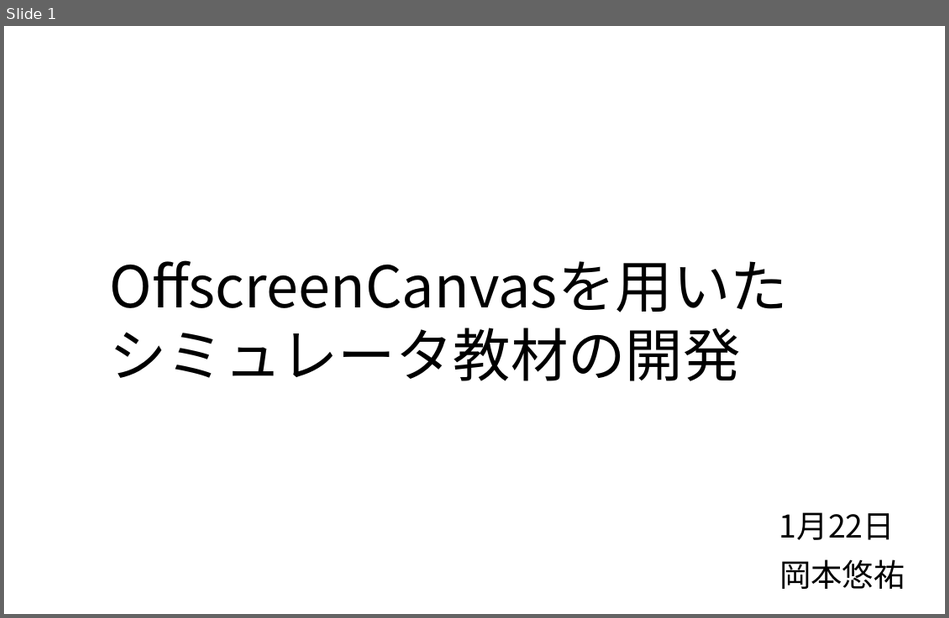
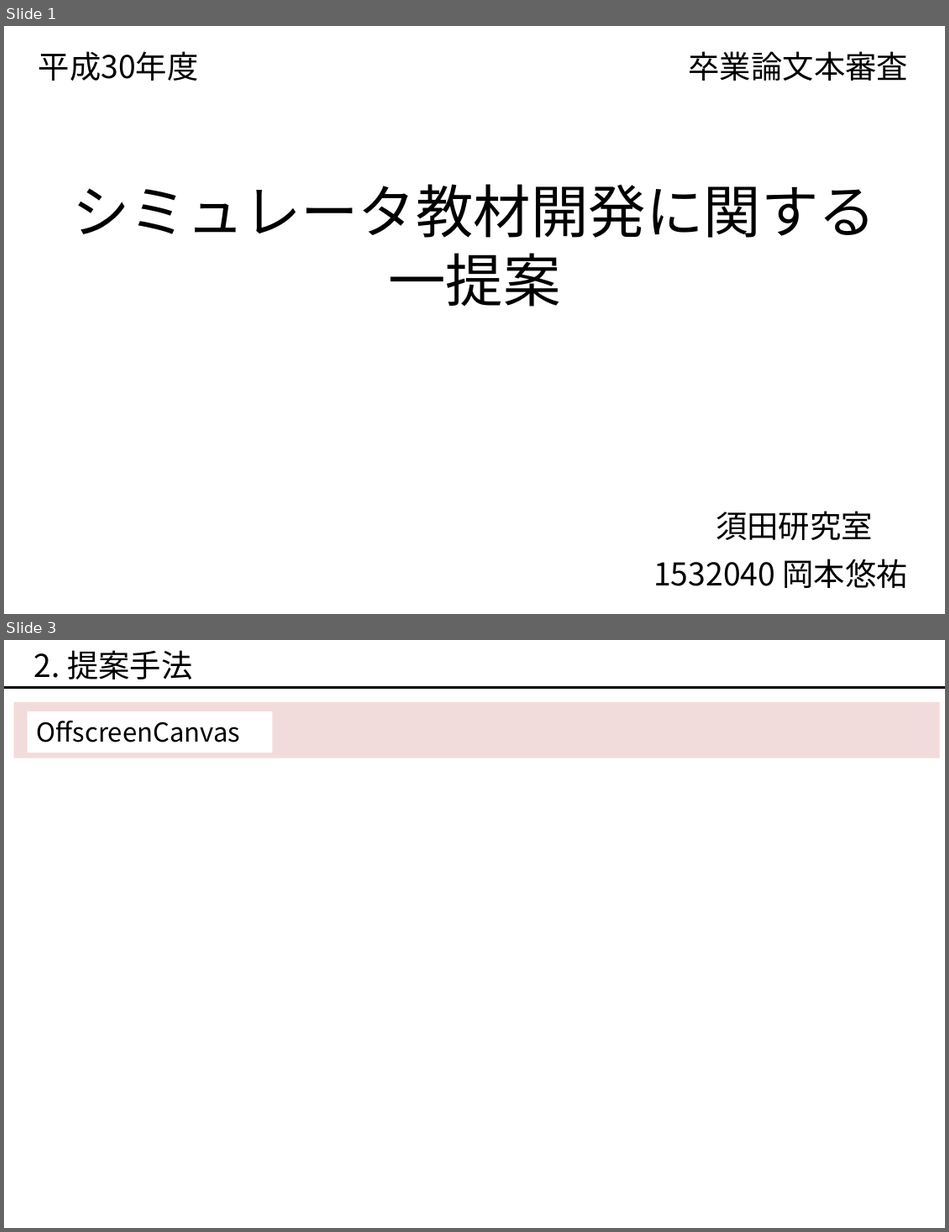
Before and after one commit to okmtaoo/-, a slide deck: presentation/出す.pptx. Shown one above the other, each under a label of ours: slide 1 before the commit, slides 1 and 3 after it; the slides between them are not shown. The pictures are 949x618 and 949x1232 pixels, drawn with LibreOffice and Linux fonts; fonts in the diff are those of the drawing. Boxes give left, top, right and bottom in pixels: in the first picture for what was removed or moved away, otherwise in the second. Text is boxed around its words. In the diff, an @@ line names an element or a change of style, - is before the commit and + after.

```diff
--- a/presentation/出す.pptx
+++ b/presentation/出す.pptx
@@ slide 3 added at (4, 640, 945, 1228), background #FFFFFF @@
@@ text added at (34, 650, 192, 679), 24 pt, text #000000 @@
+2. 提案手法
@@ line added from (4, 688) to (945, 688), #000000 2 pt @@
@@ rectangle added at (14, 702, 940, 758), fill #F2DCDB @@
@@ rectangle added at (28, 711, 273, 753), fill #FFFFFF, 20 pt, text #000000 @@
+OffscreenCanvas
@@ slide 1 changed as well @@
@@ text added at (38, 51, 199, 81), 24 pt, text #000000 @@
+平成30年度
@@ text added at (689, 51, 908, 81), 24 pt, text #000000 @@
+卒業論文本審査
@@ text at (72, 184, 876, 307): text changed @@
-OffscreenCanvasを用いた
-シミュレータ教材の開発
+シミュレータ教材開発に関する
+一提案
@@ text at (715, 511, 873, 540): text changed @@
-1月22日
+須田研究室
@@ text at (653, 559, 908, 588): text changed @@
-岡本悠祐
+1532040 岡本悠祐
```
Also in this commit, not shown: 4 other slides changed, 8 other slides added, 4 slides removed, 47 other files.
